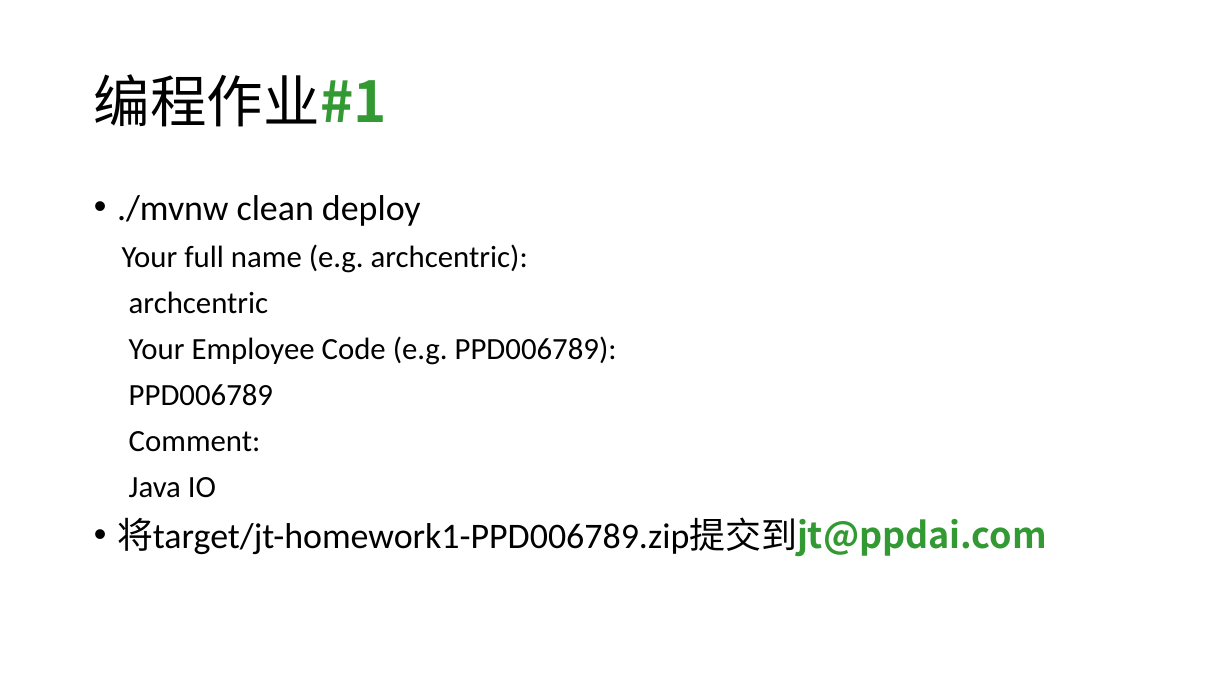
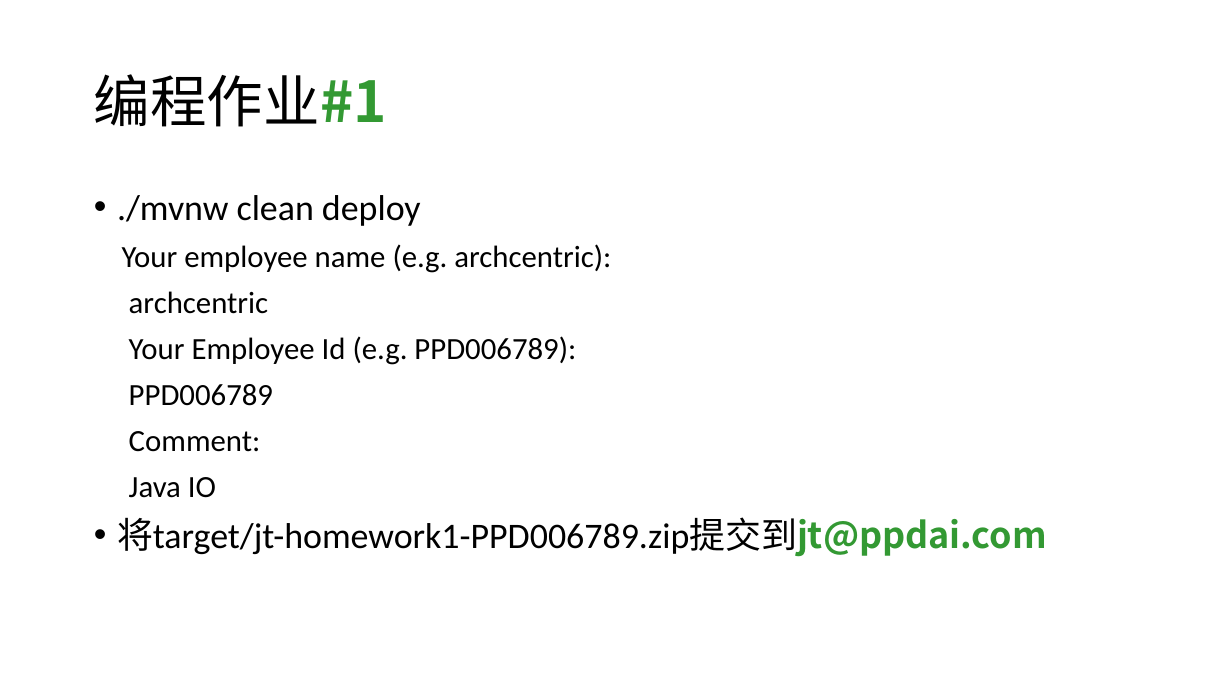
Before and after one commit to mickylee/advanced_java_training, a slide deck: slide 17 of lecture/Java高级编程_-_Lecture_1_-_课程介绍.pptx. Drawn at 1232x693 pixels with LibreOffice and Linux fonts; fonts in the diff are those of the drawing. Boxes give left, top, right and bottom in pixels: in the first picture for what was removed or moved away, otherwise in the second. Text is boxed around its words. In the diff, an @@ line names an element or a change of style, - is before the commit and + after.

Commit message:
update name

```diff
--- a/lecture/Java高级编程_-_Lecture_1_-_课程介绍.pptx
+++ b/lecture/Java高级编程_-_Lecture_1_-_课程介绍.pptx
@@ text at [122, 244, 611, 273]: text changed @@
-Your full name (e.g. archcentric):
+Your employee name (e.g. archcentric):
@@ text at [129, 336, 576, 365]: text changed @@
-Your Employee Code (e.g. PPD006789):
+Your Employee Id (e.g. PPD006789):
```
Also in this commit, not shown: 1 other slide changed, 3 other files.
